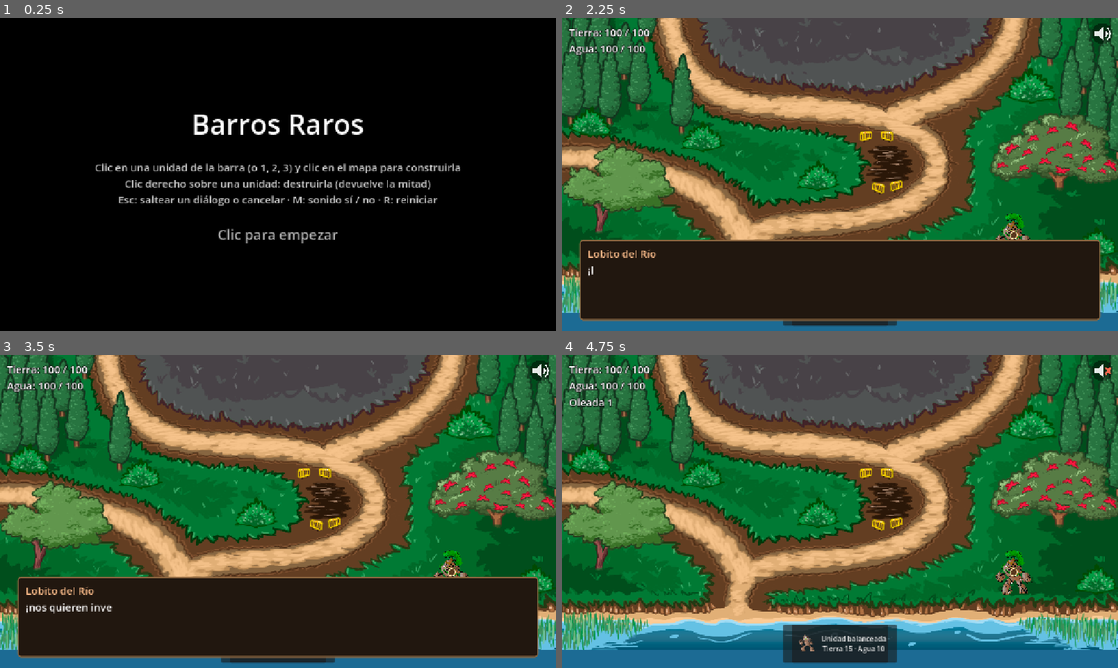
Above: before the commit, frames 1-4 (two rows, left to right).
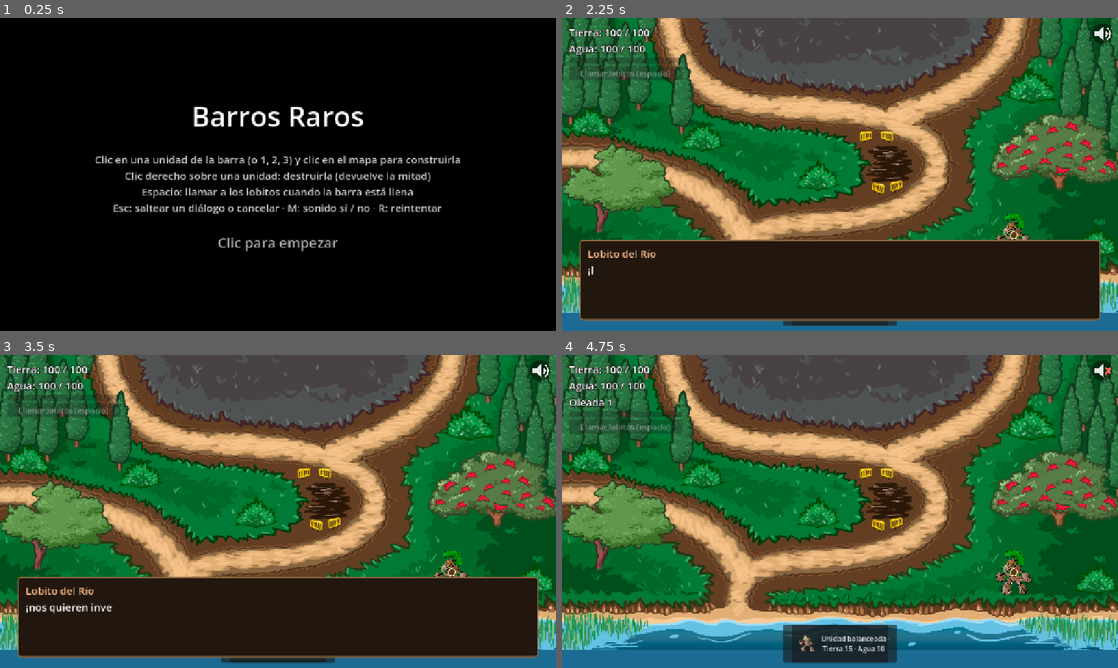
Above: after the commit, the same moments.

Repository: iagoziploc/barros-raros
Game: Godot game, scene res://levels/level_01/level_01.tscn
Two runs of this game, one before a commit and one after it. Both use one fixed random seed, a clock stepped at 60 frames per second and the inputs below. Sound files missing from this copy of the repository are replaced by a short silence.
Inputs (mouse positions are in pixels of both pictures, inside the frame that each line leads up to):
- Up to frame 1 (0.25 s): no input
- Up to frame 2 (2.25 s): tap Enter (ui_accept) at 0.5, 0.77 s; move the mouse to (962, 158) at 0.52 s; tap Space at 0.6, 2.1 s; click (962, 158) at 0.67 s; click (1101, 33) at 1.25 s; move the mouse to (728, 190) at 2.02 s; click (728, 190) at 2.17 s
- Up to frame 3 (3.5 s): tap Enter (ui_accept) at 2.27, 2.75 s; move the mouse to (333, 442) at 2.77 s; tap R at 2.85 s; click (333, 442) at 2.92 s; tap Space at 3.05 s
- Up to frame 4 (4.75 s): move the mouse to (812, 574) at 3.52 s; tap M at 3.6 s; click (812, 574) at 3.67 s; tap Enter (ui_accept) at 3.77, 4.52 s; tap Space at 3.8, 4.55 s; move the mouse to (1006, 558) at 4.27 s; tap 1 at 4.35 s; click (1006, 558) at 4.42 s

The runs differ from the first frame. In frame 1, 6.7% of the frame differs, in the area x 17-83%, y 28-75%; in frame 2, 0.8%; in frame 3, 0.8%; in frame 4, 0.9%.

Commit message:
Ultimate de lobitos, cartel de unidad nueva y R para reintentar
- Ultimate: se carga con los enemigos muertos; con espacio o el botón del HUD salen
  lobitos ayudantes, los brillos aparecen más rápido y se puede pasar el máximo de
  recursos (lo que sobra queda hasta gastarlo).
- Economy.bonus_max y _limit: el tope extra y cómo se conserva lo que sobró.
- Lobito: ayudantes que juntan los brillos del principal y se retiran al terminar.
- HUD: barra y botón de la ultimate, cartel de unidad nueva, "R para reintentar" al perder.
- Pantalla de inicio: controles con espacio y R para reintentar.

Co-Authored-By: Claude Opus 5.5 <noreply@anthropic.com>

Diff:
--- a/entities/lobito/lobito.gd
+++ b/entities/lobito/lobito.gd
@@ -1,8 +1,13 @@
+class_name Lobito
 extends Node2D
 ## El lobito de río. Cada `interval` segundos aparece un brillo del recurso más bajo
 ## (hasta `max_sparkles` a la vez). El lobito los va a buscar de a uno, vuelve a casa
 ## (el Cara de Barro) y entrega `amount`. Los brillos aparecen más rápido de lo que él
 ## alcanza a juntarlos: se acumulan hasta el máximo. Hasta que llegue su dibujo, es un punto.
+## Con la ultimate aparecen lobitos ayudantes (`helper_of`), que juntan de los mismos brillos.
+
+## Apareció un brillo nuevo. Los ayudantes lo escuchan para salir a buscar.
+signal sparkle_spawned
 
 ## Segundos entre un brillo y el siguiente.
 @export var interval := 2.5
@@ -22,23 +27,46 @@
 const COLOR := Color(0.35, 0.22, 0.12)
 const OUTLINE_COLOR := Color(0.95, 0.85, 0.65)
 
-# Brillos que están en el mapa esperando que los busquen.
+## Lobito principal del que este es ayudante, o null si es el principal. Un ayudante no
+## hace aparecer brillos: junta los del principal. Se asigna antes de agregarlo al árbol.
+var helper_of: Lobito
+
+# Brillos que están en el mapa esperando que los busquen (solo los usa el principal).
 var _sparkles: Array[Sparkle] = []
 # Brillo que el lobito trae en la boca de vuelta a casa, o null.
 var _carrying: Sparkle
 # true mientras está en un viaje (yendo o volviendo).
 var _is_busy := false
+# true si es un ayudante al que se le terminó el tiempo: termina el viaje y se va.
+var _is_retiring := false
 
 @onready var _timer: Timer = $RecoverTimer
 
 
-## Se ubica en casa, configura el reloj y lo arranca. El reloj se repite solo.
+## Se ubica en casa. El principal arranca el reloj de los brillos (se repite solo);
+## el ayudante sale a buscar cada vez que el principal avisa que hay un brillo nuevo.
 func _ready() -> void:
 	if home:
 		global_position = home.global_position
+	if helper_of:
+		helper_of.sparkle_spawned.connect(_on_sparkle_spawned)
+		_fetch_all.call_deferred()
+		return
 	_timer.wait_time = interval
 	_timer.timeout.connect(_on_recover_timer_timeout)
 	_timer.start()
+
+
+## Hace que los brillos aparezcan `multiplier` veces más rápido (1 = normal).
+func set_sparkle_rate(multiplier: float) -> void:
+	_timer.wait_time = interval / multiplier
+
+
+## Para un ayudante: termina el viaje que esté haciendo, entrega y desaparece.
+func retire() -> void:
+	_is_retiring = true
+	if not _is_busy:
+		queue_free()
 
 
 ## Hace aparecer un brillo del recurso más bajo (si no se llegó al máximo)
@@ -53,22 +81,35 @@
 		_fetch_all()
 
 
-## Agrega un brillo de `kind` en un punto al azar de su zona.
+## Para un ayudante: el principal avisó que hay un brillo nuevo.
+func _on_sparkle_spawned() -> void:
+	if not _is_busy:
+		_fetch_all()
+
+
+## Agrega un brillo de `kind` en un punto al azar de su zona y avisa con `sparkle_spawned`.
 func _spawn_sparkle(kind: Economy.Kind) -> void:
 	var sparkle := Sparkle.new()
 	sparkle.kind = kind
 	sparkle.position = _random_point(earth_area if kind == Economy.Kind.EARTH else water_area)
 	get_parent().add_child(sparkle)
 	_sparkles.append(sparkle)
+	sparkle_spawned.emit()
+
+
+## La lista de brillos de la que junta: la propia, o la del principal si es ayudante.
+func _pending() -> Array[Sparkle]:
+	return helper_of._sparkles if helper_of else _sparkles
 
 
 ## Busca brillos de a uno hasta que no quede ninguno: va, lo agarra, vuelve y entrega.
-## Cada await espera a que termine un tramo del viaje.
+## Cada await espera a que termine un tramo del viaje. Un ayudante retirado se va al terminar.
 func _fetch_all() -> void:
 	_is_busy = true
-	while not _sparkles.is_empty():
+	while not _pending().is_empty() and not _is_retiring:
 		var sparkle := _pick_next()
-		_sparkles.erase(sparkle)
+		# Se saca de la lista antes de salir: así otro lobito no va a buscar el mismo.
+		_pending().erase(sparkle)
 		await _walk_to(sparkle.global_position)
 		_carrying = sparkle
 		sparkle.hide()
@@ -83,6 +124,8 @@
 		else:
 			Economy.add(0, amount)
 	_is_busy = false
+	if _is_retiring:
+		queue_free()
 
 
 ## Elige el próximo brillo: el más cercano del recurso que esté más bajo ahora;
@@ -90,7 +133,7 @@
 func _pick_next() -> Sparkle:
 	var lowest := Economy.Kind.EARTH if Economy.earth <= Economy.water else Economy.Kind.WATER
 	var best: Sparkle = null
-	for sparkle in _sparkles:
+	for sparkle in _pending():
 		if best == null or _is_better(sparkle, best, lowest):
 			best = sparkle
 	return best
--- a/levels/level_01/level_01.gd
+++ b/levels/level_01/level_01.gd
@@ -33,6 +33,7 @@
 @onready var _dialogue_box: DialogueBox = $DialogueBox
 @onready var _news_choice: NewsChoice = $NewsChoice
 @onready var _start_screen: StartScreen = $StartScreen
+@onready var _ultimate: Ultimate = $Ultimate
 @onready var _menu_bgm: AudioStreamPlayer = $Sound/MenuBGM
 @onready var _bgm: AudioStreamPlayer = $Sound/BGM
 
@@ -44,6 +45,10 @@
 	_spawner.wave_started.connect(_on_wave_started)
 	_build_bar.unit_selected.connect(_placer.select)
 	_placer.building_changed.connect(_build_bar.set_building)
+	_build_bar.unit_unlocked.connect(_hud.show_unit_unlocked)
+	_ultimate.changed.connect(_hud.set_ultimate)
+	_hud.ultimate_pressed.connect(_ultimate.activate)
+	_hud.set_ultimate(0.0, false, false)
 	if start_on_ready:
 		_run()
 
--- a/levels/level_01/level_01.tscn
+++ b/levels/level_01/level_01.tscn
@@ -5,6 +5,7 @@
 [ext_resource type="PackedScene" path="res://ui/start_screen/start_screen.tscn" id="21_start_screen"]
 [ext_resource type="AudioStream" path="res://assets/audio/BGM/bgm_menu.ogg" id="22_bgm_menu"]
 [ext_resource type="Texture2D" path="res://assets/art/provisorio/protagonista.png" id="23_protagonist"]
+[ext_resource type="Script" path="res://systems/ultimate/ultimate.gd" id="24_ultimate"]
 [ext_resource type="Script" uid="uid://b20equpmgorg6" path="res://systems/waves/wave_spawner.gd" id="2_spawner"]
 [ext_resource type="Script" uid="uid://dh6iidbe12i6l" path="res://systems/waves/wave_data.gd" id="3_wave_data"]
 [ext_resource type="Resource" uid="uid://cghmxyocjwh1n" path="res://data/waves/wave_01.tres" id="4_wave_01"]
@@ -208,6 +209,11 @@
 [node name="Lobito" parent="." unique_id=220062580 node_paths=PackedStringArray("home") instance=ExtResource("12_y3njl")]
 home = NodePath("../Protagonist")
 
+[node name="Ultimate" type="Node" parent="." node_paths=PackedStringArray("lobito", "spawner")]
+script = ExtResource("24_ultimate")
+lobito = NodePath("../Lobito")
+spawner = NodePath("../WaveSpawner")
+
 [node name="WaveSpawner" type="Node" parent="." unique_id=2082128550 node_paths=PackedStringArray("entrances")]
 script = ExtResource("2_spawner")
 waves = Array[ExtResource("3_wave_data")]([ExtResource("4_wave_01"), ExtResource("14_wave_02"), ExtResource("15_wave_03")])
--- a/localization/strings.csv
+++ b/localization/strings.csv
@@ -46,5 +46,9 @@
 START_TITLE,Barros Raros
 START_CONTROLS,"Clic en una unidad de la barra (o 1, 2, 3) y clic en el mapa para construirla
 Clic derecho sobre una unidad: destruirla (devuelve la mitad)
-Esc: saltear un diálogo o cancelar · M: sonido sí / no · R: reiniciar"
+Espacio: llamar a los lobitos cuando la barra está llena
+Esc: saltear un diálogo o cancelar · M: sonido sí / no · R: reintentar"
 START_CLICK,Clic para empezar
+HUD_RETRY,R para reintentar
+HUD_ULTIMATE,Llamar lobitos (espacio)
+UNIT_UNLOCKED,¡Nueva unidad: %s!
--- a/systems/economy/economy.gd
+++ b/systems/economy/economy.gd
@@ -20,6 +20,9 @@
 ## Son variables, no constantes, para poder subirlas temporalmente.
 var max_earth: int
 var max_water: int
+## Cuánto se puede pasar del máximo ahora mismo (lo usa la ultimate). 0 = nada.
+## Lo que quede por encima del máximo cuando vuelve a 0 se conserva hasta que se gaste.
+var bonus_max := 0
 
 # Recursos en muerte súbita -> segundos que les quedan. Ej.: { Kind.WATER: 3.2 }
 var _sudden_death := {}
@@ -52,6 +55,7 @@
 	water = config.starting_water
 	max_earth = config.max_earth
 	max_water = config.max_water
+	bonus_max = 0
 	_sudden_death.clear()
 	_is_defeated = false
 	changed.emit(earth, water)
@@ -76,7 +80,7 @@
 	return true
 
 
-## Suma recursos sin pasar de max_earth / max_water.
+## Suma recursos sin pasar de max_earth / max_water (más `bonus_max`).
 func add(earth_amount: int, water_amount: int) -> void:
 	_set_amounts(earth + earth_amount, water + water_amount)
 
@@ -121,12 +125,20 @@
 	if _is_defeated:
 		return
 
-	earth = clampi(new_earth, 0, max_earth)
-	water = clampi(new_water, 0, max_water)
+	earth = _limit(new_earth, earth, max_earth + bonus_max)
+	water = _limit(new_water, water, max_water + bonus_max)
 	changed.emit(earth, water)
 
 	_update_sudden_death(Kind.EARTH, earth)
 	_update_sudden_death(Kind.WATER, water)
+
+
+## El valor nuevo de un recurso, entre 0 y `cap`. Si ya estaba por encima de `cap`
+## (sobró de una ultimate), puede bajar pero no subir: lo que sobró se conserva.
+func _limit(new_amount: int, old_amount: int, cap: int) -> int:
+	if new_amount <= cap:
+		return maxi(new_amount, 0)
+	return maxi(cap, mini(new_amount, old_amount))
 
 
 ## Arranca la cuenta regresiva al llegar a 0 y la cancela al salir de 0.
--- /dev/null
+++ b/systems/ultimate/ultimate.gd
@@ -0,0 +1,121 @@
+class_name Ultimate
+extends Node
+## La ultimate: se carga con el `ultimate_charge` de cada enemigo que muere. Llena, se tira
+## (botón del HUD o barra espaciadora) y durante `duration` segundos:
+## salen `extra_lobitos` ayudantes, los brillos aparecen `sparkle_rate` veces más rápido
+## y los recursos pueden pasar el máximo hasta `resource_bonus` (lo que sobra queda).
+
+## Cambió la carga o el estado. `fraction` va de 0 a 1: la carga, o el tiempo que queda si
+## está activa. Pensada para el HUD.
+signal changed(fraction: float, is_ready: bool, is_active: bool)
+
+## Carga necesaria para poder tirarla (la suma del `ultimate_charge` de los enemigos muertos).
+@export var charge_needed := 15
+## Segundos que dura.
+@export var duration := 10.0
+## Lobitos ayudantes que aparecen.
+@export var extra_lobitos := 2
+## Cuántas veces más rápido aparecen los brillos (2 = el doble).
+@export var sparkle_rate := 2.0
+## Cuánto se puede pasar del máximo de tierra y agua mientras dura.
+@export var resource_bonus := 50
+## El lobito principal: los ayudantes salen de su casa y juntan sus brillos.
+@export var lobito: Lobito
+## De dónde se entera de cada enemigo nuevo, para sumar carga cuando muere.
+@export var spawner: WaveSpawner
+@export var lobito_scene: PackedScene = preload("res://entities/lobito/lobito.tscn")
+
+var charge := 0
+# Segundos que le quedan; 0 = no está activa.
+var _time_left := 0.0
+var _helpers: Array[Lobito] = []
+
+
+## Escucha a cada enemigo que aparece y avisa el estado inicial.
+func _ready() -> void:
+	if spawner:
+		spawner.enemy_spawned.connect(_on_enemy_spawned)
+	_emit_changed()
+
+
+## Mientras está activa, descuenta el tiempo y la termina al llegar a 0.
+func _process(delta: float) -> void:
+	if not is_active():
+		return
+	_time_left -= delta
+	if _time_left <= 0.0:
+		_end()
+	else:
+		_emit_changed()
+
+
+## Barra espaciadora: la tira.
+func _unhandled_input(event: InputEvent) -> void:
+	var key := event as InputEventKey
+	if key and key.pressed and not key.echo and key.keycode == KEY_SPACE:
+		activate()
+		get_viewport().set_input_as_handled()
+
+
+## true si la carga está completa y no está activa.
+func is_ready() -> bool:
+	return charge >= charge_needed and not is_active()
+
+
+## true mientras dura.
+func is_active() -> bool:
+	return _time_left > 0.0
+
+
+## Suma `amount` de carga, sin pasar de `charge_needed`. Mientras está activa no carga.
+func add_charge(amount: int) -> void:
+	if is_active():
+		return
+	charge = mini(charge + amount, charge_needed)
+	_emit_changed()
+
+
+## La tira, si está lista: ayudantes, brillos más rápidos y más lugar para recursos.
+func activate() -> void:
+	if not is_ready() or lobito == null:
+		return
+	charge = 0
+	_time_left = duration
+	Economy.bonus_max = resource_bonus
+	lobito.set_sparkle_rate(sparkle_rate)
+	for i in extra_lobitos:
+		var helper: Lobito = lobito_scene.instantiate()
+		helper.helper_of = lobito
+		helper.home = lobito.home
+		helper.modulate = Color(1.0, 0.9, 0.7)
+		lobito.get_parent().add_child(helper)
+		_helpers.append(helper)
+	_emit_changed()
+
+
+## Se terminó: los ayudantes vuelven y se van, los brillos y el máximo vuelven a lo normal.
+func _end() -> void:
+	_time_left = 0.0
+	Economy.bonus_max = 0
+	lobito.set_sparkle_rate(1.0)
+	for helper in _helpers:
+		if is_instance_valid(helper):
+			helper.retire()
+	_helpers.clear()
+	_emit_changed()
+
+
+## Un enemigo nuevo: cuando muera (no cuando escape), suma su carga.
+func _on_enemy_spawned(enemy: Enemy) -> void:
+	enemy.died.connect(_on_enemy_died)
+
+
+## Responde a Enemy.died.
+func _on_enemy_died(enemy: Enemy) -> void:
+	add_charge(enemy.data.ultimate_charge)
+
+
+## Avisa con `changed`: la carga mientras se junta, o el tiempo que queda si está activa.
+func _emit_changed() -> void:
+	var fraction := _time_left / duration if is_active() else float(charge) / charge_needed
+	changed.emit(fraction, is_ready(), is_active())
--- a/tests/hud_test.gd
+++ b/tests/hud_test.gd
@@ -19,6 +19,7 @@
 	await _test_sudden_death()
 	_test_defeat()
 	_test_mute_button()
+	_test_unit_unlocked()
 
 	print("")
 	print("Resultado: %d falla(s)" % _failures)
@@ -57,6 +58,15 @@
 	Economy._process(Economy.config.sudden_death_seconds + 0.1)
 	_check(_label("MessageLabel").visible, "aparece el cartel de derrota")
 	_check(_label("MessageLabel").text == tr("HUD_DEFEAT"), "con el texto de derrota")
+	_check(_label("RetryLabel").visible, "y cómo reintentar")
+
+
+func _test_unit_unlocked() -> void:
+	print("Cartel de unidad nueva")
+	var data: UnitData = load("res://data/units/tierra.tres")
+	_hud.show_unit_unlocked(data)
+	_check(_label("UnlockLabel").visible, "aparece")
+	_check(_label("UnlockLabel").text == tr("UNIT_UNLOCKED") % tr(data.name_key), "con el nombre de la unidad")
 
 
 func _test_mute_button() -> void:
--- /dev/null
+++ b/tests/ultimate_test.gd
@@ -0,0 +1,102 @@
+extends Node
+## Pruebas de la ultimate y del máximo extra de Economy. Se corre con:
+##   godot --headless --path . res://tests/ultimate_test.tscn
+## Sale con código 0 si todo pasó y 1 si algo falló.
+
+const LEVEL := preload("res://levels/level_01/level_01.tscn")
+const PALITA := preload("res://data/enemies/salaryman_palita.tres")
+
+var _failures := 0
+
+
+func _ready() -> void:
+	Engine.time_scale = 8.0
+	_test_bonus_max()
+	await _test_ultimate()
+	print("")
+	print("Resultado: %d falla(s)" % _failures)
+	get_tree().quit(1 if _failures > 0 else 0)
+
+
+func _test_bonus_max() -> void:
+	print("Pasar el máximo")
+	Economy.reset()
+	Economy.add(30, 0)
+	_check(Economy.earth == 100, "sin ultimate no pasa del máximo")
+	Economy.bonus_max = 50
+	Economy.add(30, 0)
+	_check(Economy.earth == 130, "con ultimate pasa del máximo")
+	Economy.add(100, 0)
+	_check(Economy.earth == 150, "pero no del máximo más el extra")
+	Economy.bonus_max = 0
+	Economy.add(10, 0)
+	_check(Economy.earth == 150, "al terminar, lo que sobró queda pero no sube más")
+	Economy.spend(30, 0)
+	_check(Economy.earth == 120, "y se puede gastar")
+	Economy.spend(30, 0)
+	Economy.add(30, 0)
+	_check(Economy.earth == 100, "una vez abajo del máximo, vuelve a tener tope")
+
+
+func _test_ultimate() -> void:
+	print("Ultimate")
+	Economy.reset()
+	var level := LEVEL.instantiate()
+	level.start_on_ready = false
+	TestUtils.silence(level)
+	add_child(level)
+	var ultimate: Ultimate = level.get_node("Ultimate")
+	var lobito: Lobito = level.get_node("Lobito")
+
+	ultimate.activate()
+	_check(not ultimate.is_active(), "sin carga no se puede tirar")
+
+	var enemy: Enemy = load("res://entities/enemies/enemy.tscn").instantiate()
+	enemy.data = PALITA
+	var spawner: WaveSpawner = level.get_node("WaveSpawner")
+	spawner.entrances[0].add_child(enemy)
+	spawner.enemy_spawned.emit(enemy)
+	enemy.take_damage(1000)
+	_check(ultimate.charge == PALITA.ultimate_charge, "cada enemigo muerto suma su carga")
+
+	ultimate.add_charge(1000)
+	_check(ultimate.charge == ultimate.charge_needed and ultimate.is_ready(), "la carga tiene tope y queda lista")
+	var lobitos_before := _count_lobitos(level)
+	ultimate.activate()
+	_check(ultimate.is_active() and ultimate.charge == 0, "se tira y se vacía la carga")
+	_check(_count_lobitos(level) == lobitos_before + ultimate.extra_lobitos, "aparecen los lobitos ayudantes")
+	_check(Economy.bonus_max == ultimate.resource_bonus, "se puede pasar el máximo")
+	_check(is_equal_approx(lobito._timer.wait_time, lobito.interval / ultimate.sparkle_rate),
+			"los brillos aparecen más rápido")
+	ultimate.activate()
+	_check(_count_lobitos(level) == lobitos_before + ultimate.extra_lobitos, "no se puede tirar dos veces a la vez")
+
+	var time_left := ultimate.duration + 30.0
+	while ultimate.is_active() and time_left > 0.0:
+		await get_tree().process_frame
+		time_left -= get_process_delta_time()
+	_check(not ultimate.is_active(), "termina después de su duración")
+	_check(Economy.bonus_max == 0, "y el máximo vuelve a la normalidad")
+	_check(is_equal_approx(lobito._timer.wait_time, lobito.interval), "y los brillos también")
+	time_left = 30.0
+	while _count_lobitos(level) > lobitos_before and time_left > 0.0:
+		await get_tree().process_frame
+		time_left -= get_process_delta_time()
+	_check(_count_lobitos(level) == lobitos_before, "los ayudantes terminan su viaje y se van")
+	level.queue_free()
+
+
+func _count_lobitos(level: Node) -> int:
+	var count := 0
+	for child in level.get_children():
+		if child is Lobito and not child.is_queued_for_deletion():
+			count += 1
+	return count
+
+
+func _check(condition: bool, description: String) -> void:
+	if condition:
+		print("  ok     ", description)
+	else:
+		_failures += 1
+		print("  FALLA  ", description)
--- /dev/null
+++ b/tests/ultimate_test.tscn
@@ -0,0 +1,6 @@
+[gd_scene format=3]
+
+[ext_resource type="Script" path="res://tests/ultimate_test.gd" id="1"]
+
+[node name="UltimateTest" type="Node"]
+script = ExtResource("1")
--- a/ui/hud/hud.gd
+++ b/ui/hud/hud.gd
@@ -1,7 +1,12 @@
 extends CanvasLayer
-## Muestra tierra, agua, oleada, la cuenta regresiva de muerte súbita
-## y un cartel central (derrota o victoria).
-## Solo lee Economy: no modifica nada.
+## Muestra tierra, agua, oleada, la cuenta regresiva de muerte súbita, la barra de la ultimate,
+## el cartel de unidad nueva y un cartel central (derrota o victoria).
+## Solo lee Economy: no modifica nada. El botón de la ultimate avisa con `ultimate_pressed`.
+
+## Se tocó el botón de la ultimate.
+signal ultimate_pressed
+
+const ULTIMATE_READY_COLOR := Color(1.0, 0.85, 0.4)
 
 @onready var _earth_label: Label = %EarthLabel
 @onready var _water_label: Label = %WaterLabel
@@ -9,6 +14,13 @@
 @onready var _earth_alert: Label = %EarthAlert
 @onready var _water_alert: Label = %WaterAlert
 @onready var _message_label: Label = %MessageLabel
+@onready var _retry_label: Label = %RetryLabel
+@onready var _unlock_label: Label = %UnlockLabel
+@onready var _ultimate_bar: ProgressBar = %UltimateBar
+@onready var _ultimate_button: Button = %UltimateButton
+
+# Tween que hace latir el botón de la ultimate cuando está lista, o null.
+var _ultimate_pulse: Tween
 
 
 ## Escucha a Economy y pinta el estado actual.
@@ -18,7 +30,13 @@
 	# Economy ya emitió `changed` antes de que existiera el HUD: se pinta el estado actual a mano.
 	_on_economy_changed(Economy.earth, Economy.water)
 	_message_label.hide()
+	_retry_label.hide()
+	_unlock_label.hide()
 	_wave_label.hide()  # Hasta que arranque la primera oleada.
+	_retry_label.text = tr("HUD_RETRY")
+	_ultimate_button.text = tr("HUD_ULTIMATE")
+	_ultimate_button.pressed.connect(ultimate_pressed.emit)
+	set_ultimate(0.0, false, false)
 
 
 ## Actualiza las alertas de muerte súbita. Se hace en cada frame porque
@@ -34,6 +52,32 @@
 	_wave_label.show()
 
 
+## Pinta la ultimate: `fraction` de 0 a 1 (carga, o tiempo que le queda si está activa).
+## Lista = el botón se habilita y late; activa = la barra se vacía mientras dura.
+func set_ultimate(fraction: float, is_ready: bool, is_active: bool) -> void:
+	_ultimate_bar.value = fraction
+	_ultimate_button.disabled = not is_ready
+	if is_ready and _ultimate_pulse == null:
+		_ultimate_pulse = create_tween().set_loops()
+		_ultimate_pulse.tween_property(_ultimate_button, "modulate", ULTIMATE_READY_COLOR, 0.4)
+		_ultimate_pulse.tween_property(_ultimate_button, "modulate", Color.WHITE, 0.4)
+	elif not is_ready and _ultimate_pulse:
+		_ultimate_pulse.kill()
+		_ultimate_pulse = null
+		_ultimate_button.modulate = Color.WHITE
+	_ultimate_bar.modulate = ULTIMATE_READY_COLOR if is_active else Color.WHITE
+
+
+## Muestra el cartel de unidad nueva un segundo y medio y lo desvanece.
+func show_unit_unlocked(data: UnitData) -> void:
+	_unlock_label.text = tr("UNIT_UNLOCKED") % tr(data.name_key)
+	_unlock_label.modulate.a = 1.0
+	_unlock_label.show()
+	var tween := create_tween()
+	tween.tween_interval(1.5)
+	tween.tween_property(_unlock_label, "modulate:a", 0.0, 0.8)
+
+
 ## Muestra el cartel de victoria.
 func show_victory() -> void:
 	_show_message("HUD_VICTORY")
@@ -45,9 +89,10 @@
 	_water_label.text = tr("HUD_WATER") % [water, Economy.max_water]
 
 
-## Muestra el cartel de derrota.
+## Muestra el cartel de derrota y cómo reintentar.
 func _on_economy_defeated(_kind: Economy.Kind) -> void:
 	_show_message("HUD_DEFEAT")
+	_retry_label.show()
 
 
 ## Muestra el cartel central con el texto de `text_key`.
--- a/ui/hud/hud.tscn
+++ b/ui/hud/hud.tscn
@@ -36,6 +36,21 @@
 theme_override_constants/outline_size = 6
 theme_override_font_sizes/font_size = 24
 text = "Oleada: 0"
+
+[node name="UltimateBar" type="ProgressBar" parent="Resources"]
+unique_name_in_owner = true
+custom_minimum_size = Vector2(200, 14)
+layout_mode = 2
+mouse_filter = 2
+max_value = 1.0
+show_percentage = false
+
+[node name="UltimateButton" type="Button" parent="Resources"]
+unique_name_in_owner = true
+layout_mode = 2
+focus_mode = 0
+theme_override_font_sizes/font_size = 18
+text = "Ultimate"
 
 [node name="Alerts" type="VBoxContainer" parent="." unique_id=907632883]
 anchors_preset = 5
@@ -91,6 +106,50 @@
 horizontal_alignment = 1
 vertical_alignment = 1
 
+[node name="RetryLabel" type="Label" parent="."]
+unique_name_in_owner = true
+visible = false
+anchors_preset = 8
+anchor_left = 0.5
+anchor_top = 0.5
+anchor_right = 0.5
+anchor_bottom = 0.5
+offset_left = -400.0
+offset_top = 50.0
+offset_right = 400.0
+offset_bottom = 100.0
+grow_horizontal = 2
+grow_vertical = 2
+theme_override_colors/font_outline_color = Color(0, 0, 0, 1)
+theme_override_constants/outline_size = 8
+theme_override_font_sizes/font_size = 30
+text = "R para reintentar"
+horizontal_alignment = 1
+vertical_alignment = 1
+
+[node name="UnlockLabel" type="Label" parent="."]
+unique_name_in_owner = true
+visible = false
+anchors_preset = 8
+anchor_left = 0.5
+anchor_top = 0.5
+anchor_right = 0.5
+anchor_bottom = 0.5
+offset_left = -400.0
+offset_top = -160.0
+offset_right = 400.0
+offset_bottom = -100.0
+grow_horizontal = 2
+grow_vertical = 2
+mouse_filter = 2
+theme_override_colors/font_color = Color(1, 0.9, 0.6, 1)
+theme_override_colors/font_outline_color = Color(0, 0, 0, 1)
+theme_override_constants/outline_size = 10
+theme_override_font_sizes/font_size = 40
+text = "¡Nueva unidad!"
+horizontal_alignment = 1
+vertical_alignment = 1
+
 [node name="MuteButton" type="Button" parent="."]
 anchors_preset = 1
 anchor_left = 1.0
Binary file changed: localization/strings.es.translation
Not shown, added: systems/ultimate/ultimate.gd.uid
Not shown, added: tests/ultimate_test.gd.uid
